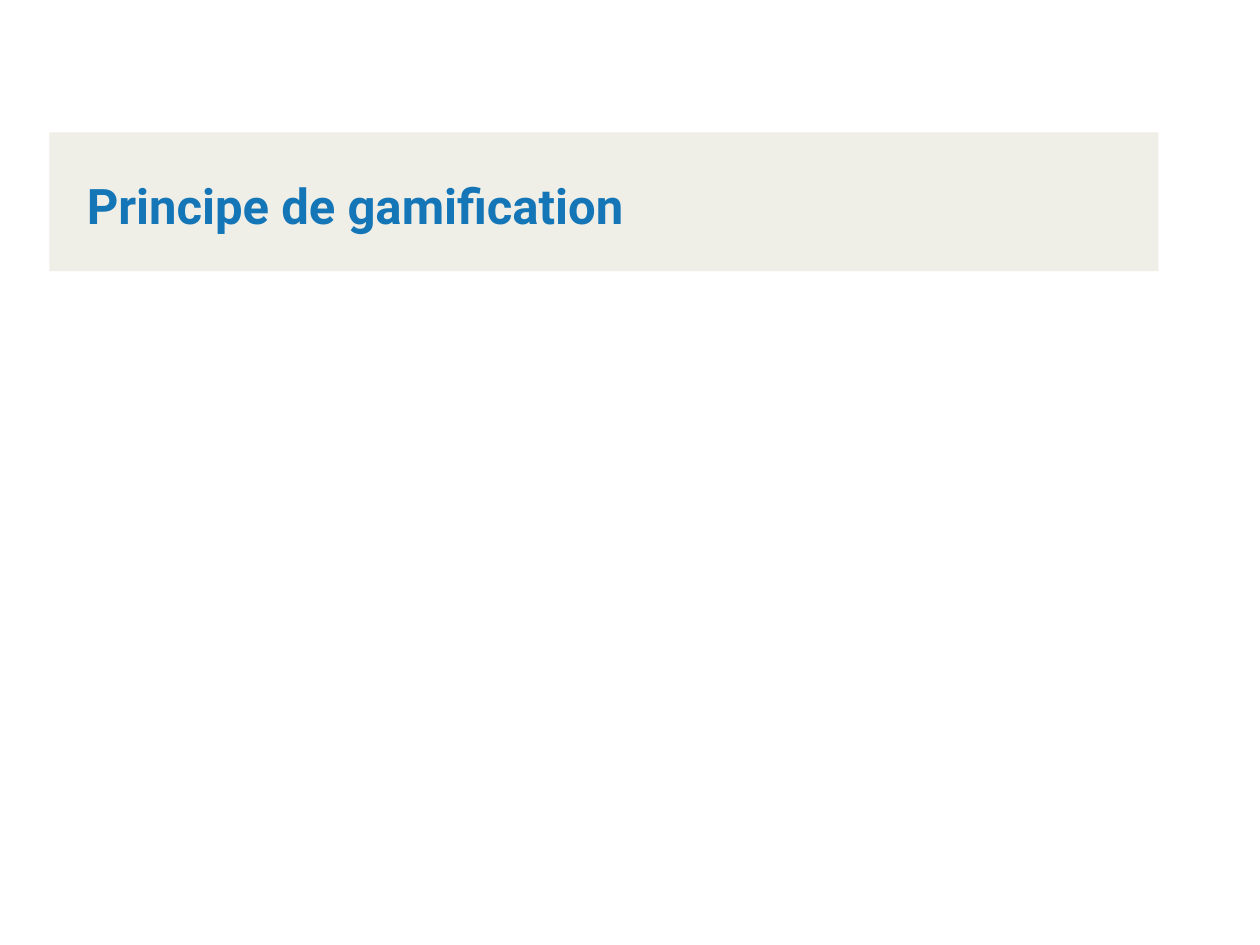
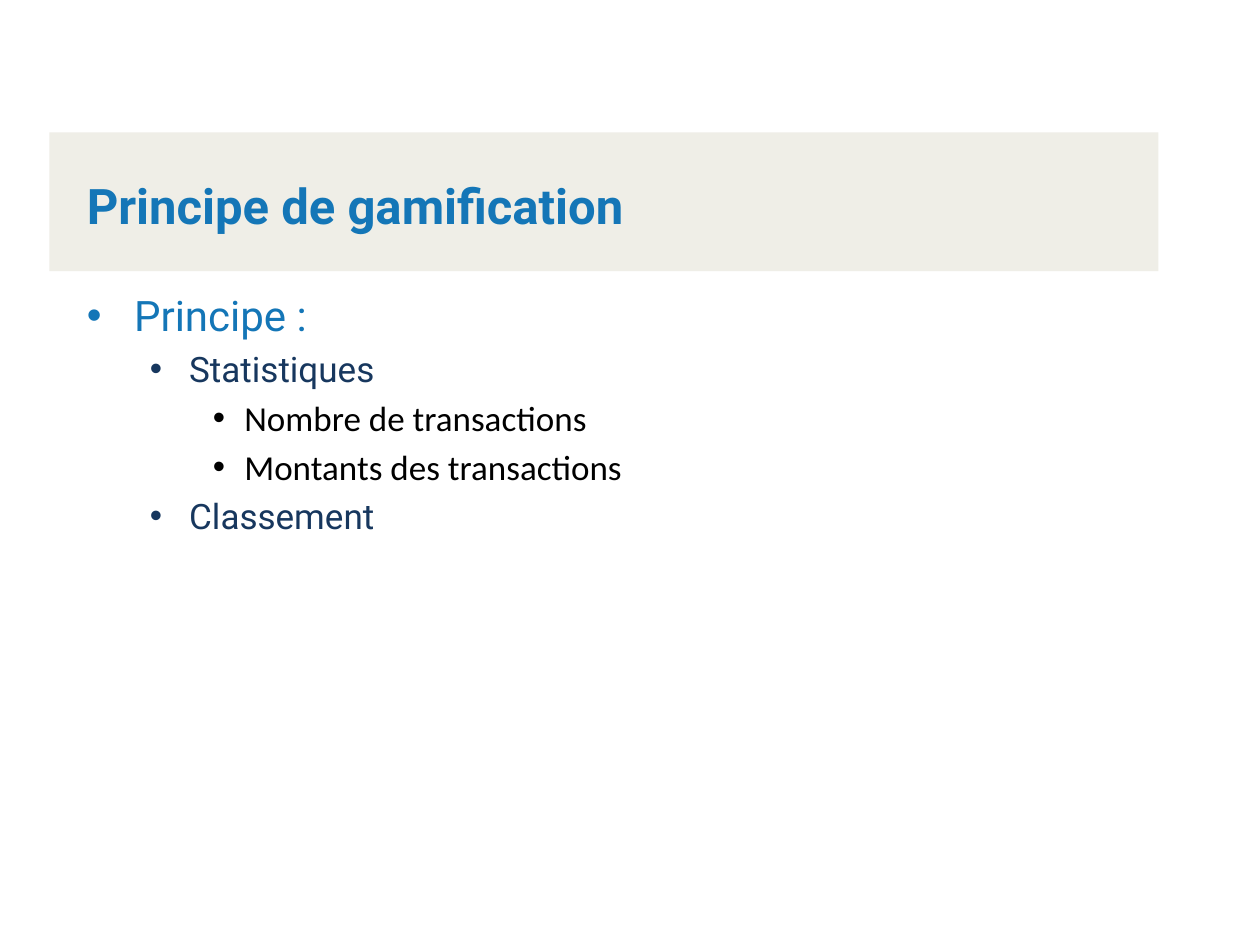
Before and after one commit to Kboris20/ProjetTechno, a slide deck: slide 11 of Présentation/PresentationClientsComptes-KlettGutierrezVoirolSchneider.pptx (slide 10 before the commit). Drawn at 1260x945 pixels with LibreOffice and Linux fonts; fonts in the diff are those of the drawing; background and template pictures are left out. Boxes give left, top, right and bottom in pixels: in the first picture for what was removed or moved away, otherwise in the second. Text is boxed around its words. In the diff, an @@ line names an element or a change of style, - is before the commit and + after.

```diff
--- a/Présentation/PresentationClientsComptes-KlettGutierrezVoirolSchneider.pptx
+++ b/Présentation/PresentationClientsComptes-KlettGutierrezVoirolSchneider.pptx
@@ text added at (134, 300, 622, 530), 20 pt, text #000000 @@
+• Principe :
+  • Statistiques
+    • Nombre de transactions
+    • Montants des transactions
+  • Classement
```
Also in this commit, not shown: 3 other slides changed, 1 slide added.
